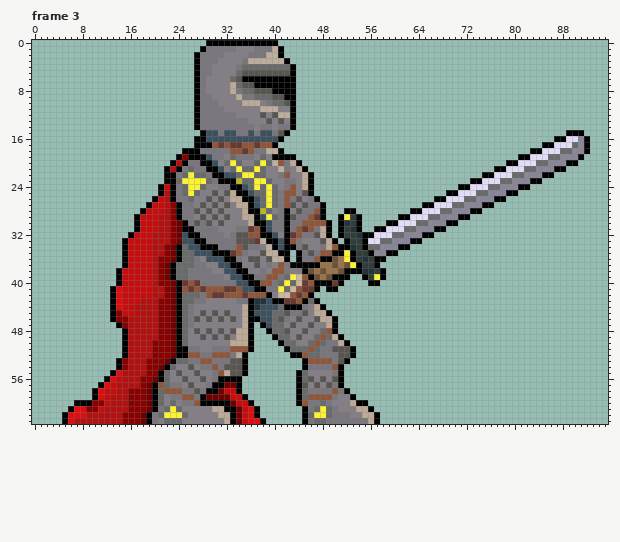
Pixel-art file -- Sprites/Kight.aseprite. This is how it looked before the edit.
96x64 pixels, 4 frames. Colours within 5 levels of each other are drawn and written as one. Shown: frame 3. The old version is drawn lined up with the new one. The commit also changed other frames, which this record leaves out.
After:
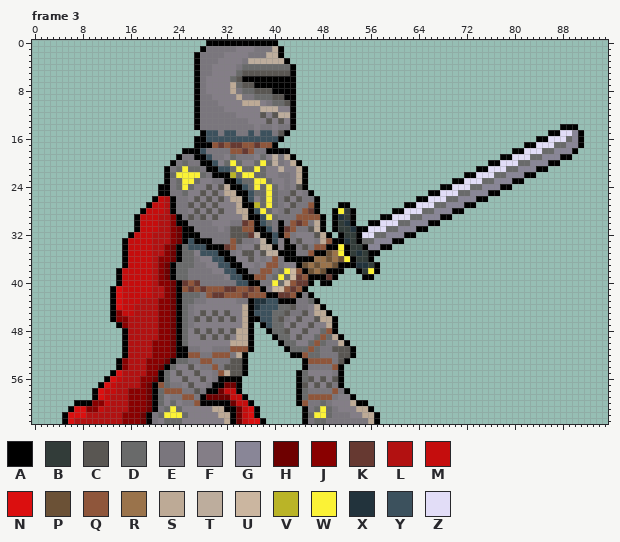
Palette (. is transparent): A #000000  B #323c39  C #595652  D #696a6a  E #7a767d  F #847e87  G #898697  H #6e0000  J #890000  K #663931  L #b21111  M #c50d0d  N #db0f0f  P #6b5136  Q #8f563b  R #9a734b  S #bdaa96  T #bdad9d  U #cbb6a0  V #bab427  W #fbf236  X #22333c  Y #3c515d  Z #e2ddf7
What changed:
whole drawing moved by -2,+0 (the old picture is shown already moved)
Frame 3:
y 14: x 88..90 ... -> AAA
y 15: x 86..90 ...AA -> AAZZG
y 16: x 84..92 ...AAZZGA -> AAZZZDGA.
y 17: x 82..92 ...AAZZZDGA -> AAZZZDDGGA.
y 18: x 28 E -> Y; x 39..40 TT -> AA; x 42 . -> A; x 80..92 ...AAZZZDDGGA -> AAZZZDDGGGA..
y 19: x 25..26 JA -> EE; x 40..42 AAA -> TES; x 78..91 ...AAZZZDDGGGA -> AAZZZDDGGGAA..
y 20: x 24..25 LA -> ED; x 41..42 QE -> EF; x 76..90 ...AAZZZDDGGGAA -> AAZZZDDGGGAA...
y 21: x 23..25 LAE -> EDW; x 27 E -> D; x 32 F -> Y; x 42 E -> F; x 74..88 ...AAZZZDDGGGAA -> AAZZZDDGGGAA...
y 22: x 23..25 AED -> DWW; x 27 D -> W; x 32..33 YY -> AV; x 42 Q -> E; x 44..46 FSA -> SA.; x 72..86 ...AAZZZDDGGGAA -> AAZZZDDGGGAA...
y 23: x 23 A -> E; x 27..29 WWD -> DFF; x 31 A -> E; x 34 V -> Y; x 43..46 EFSA -> FSA.; x 70..84 ...AAZZZDDGGGAA -> AAZZZDDGGGAA...
y 24: x 22..29 MAEDWWDF -> AEDWDFFC; x 31..32 EE -> CS; x 43..46 QFSA -> FCA.; x 68..82 ...AAZZZDDGGGAA -> AAZZZDDGGGAA...
y 25: x 22..23 LA -> AE; x 26..28 WDF -> FFC; x 32 C -> S; x 42..43 QQ -> EC; x 45 C -> E; x 66..80 ...AAZZZDDGGGAA -> AAZZZDDGGGAA...
y 26: x 26..27 DF -> FC; x 36..37 AY -> YF; x 42..43 QE -> CF; x 45 F -> E; x 64..78 ...AAZZZDDGGGAA -> AAZZZDDGGGAA...
y 27: x 23..24 JA -> AE; x 26 E -> C; x 32 C -> F; x 35 S -> A; x 37 Y -> V; x 42 Q -> F; x 44..48 FCEEA -> EEQA.; x 51..52 .. -> AA; x 62..76 ...AAZZZDDGGGAA -> AAZZZDDGGGAA...
y 28: x 23..24 JA -> AE; x 26 E -> F; x 34 F -> S; x 37..38 AV -> YW; x 42..48 AFCEEQA -> CEEQKA.; x 50..52 ..A -> AWB; x 60..74 ...AAZZZDDGGGAA -> AAZZZDDGGGAA...
y 29: x 26..27 EF -> CE; x 32 C -> F; x 36 S -> A; x 42..45 ACEE -> EEQQ; x 47 K -> Q; x 50..54 .AWBA -> AXBA.; x 58..72 ...AAZZZDDGGGAA -> AAZZZDDGGGAA...
y 30: x 24 H -> A; x 27 C -> E; x 29 C -> E; x 31 C -> F; x 33..36 FFFS -> EEKQ; x 38..39 AY -> YD; x 41..44 EAEE -> AEQK; x 46..51 QQQA.A -> ESA.AB; x 53..54 BA -> A.; x 56..70 ...AAZZZDDGGGAA -> AAZZZDDGGGAA...
y 31: x 32..37 FFEEKQ -> ECCQQA; x 41..51 EAEQKQESA.A -> AKQEECSA.AB; x 55..68 ..AAZZZDDGGGAA -> AZZZDDGGGAA...
y 32: x 25 Y -> A; x 32..33 FE -> EC; x 36..37 QQ -> KT; x 41..46 FAKQEE -> AQEFFF; x 54..66 XAAZZZDDGGGAA -> AZZDDGGGAA...
y 33: x 25 Y -> A; x 29 E -> A; x 33 E -> Q; x 35..37 CCK -> EEF; x 40..41 AY -> YF; x 43..44 QE -> EC; x 47..49 FCS -> ESQ; x 51..52 .A -> AX; x 54..64 BAZZDDGGGAA -> ADDGGGAA...
y 34: x 28 A -> Y; x 31..38 EEEQCEEF -> AKQEFFCT; x 41 Y -> F; x 46..51 FFESQA -> EQQAAW; x 53 X -> B; x 56..62 DDGGGAA -> GGAA...
y 35: x 27 Y -> F; x 30 A -> Y; x 33..36 KQEF -> EFCC; x 43..44 .A -> AE; x 46..54 CEQQAAWAB -> QAAPRWABX; x 57..60 GGAA -> A...
y 36: x 29 Y -> F; x 34 E -> F; x 37..41 CFCTT -> FEFQE; x 43 . -> A; x 45..51 EEQAAPR -> AARRPRP; x 55..58 XBAA -> BA..
y 37: x 37 C -> E; x 39..43 EFQEA -> QQEFF; x 45..47 AAA -> PRP; x 51..55 RPWAB -> AAAXX
y 38: x 36..44 FFEFQQEFF -> EEQQEDWUQ; x 49..53 RRPAA -> AAA..; x 55..58 XXBA -> BWA.
y 39: x 37..41 EEQQE -> QQEDW; x 43..44 WU -> UK; x 47..49 PRP -> AAK; x 51..52 AA -> ..; x 56..58 BWA -> A..
y 40: x 38..40 QQE -> EEW; x 42..44 WDU -> UQK; x 46..47 QA -> A.; x 50..51 KA -> ..; x 56..57 AA -> ..
y 41: x 35..37 YYA -> QKQ; x 39..43 EEWDU -> FUUQK; x 45..47 KKA -> A..; x 49..50 AA -> ..
y 42: x 40..42 FUU -> AKK; x 44..45 KQ -> AE
y 43: x 40 A -> Y; x 42..45 KKQA -> AAEE
y 44: x 42..44 AAA -> DCE
Boxes around the changes in both pictures, in picture pixels (x1, y1, x2, y2):
changed: (164, 124, 590, 310)
